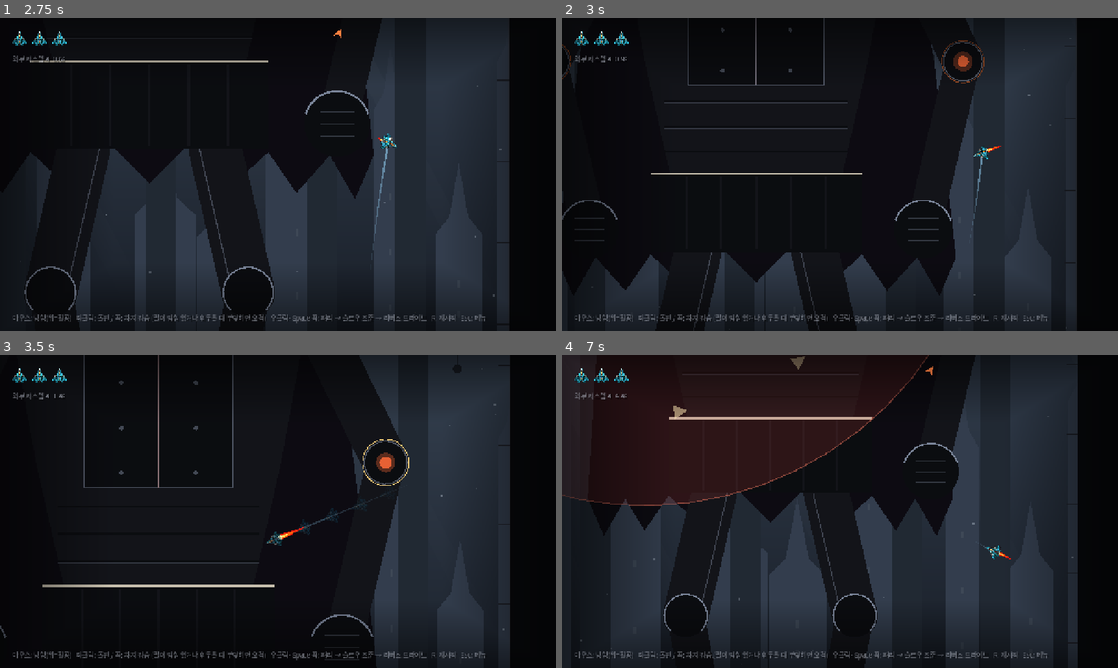
Above: before the commit, frames 1-4 (two rows, left to right).
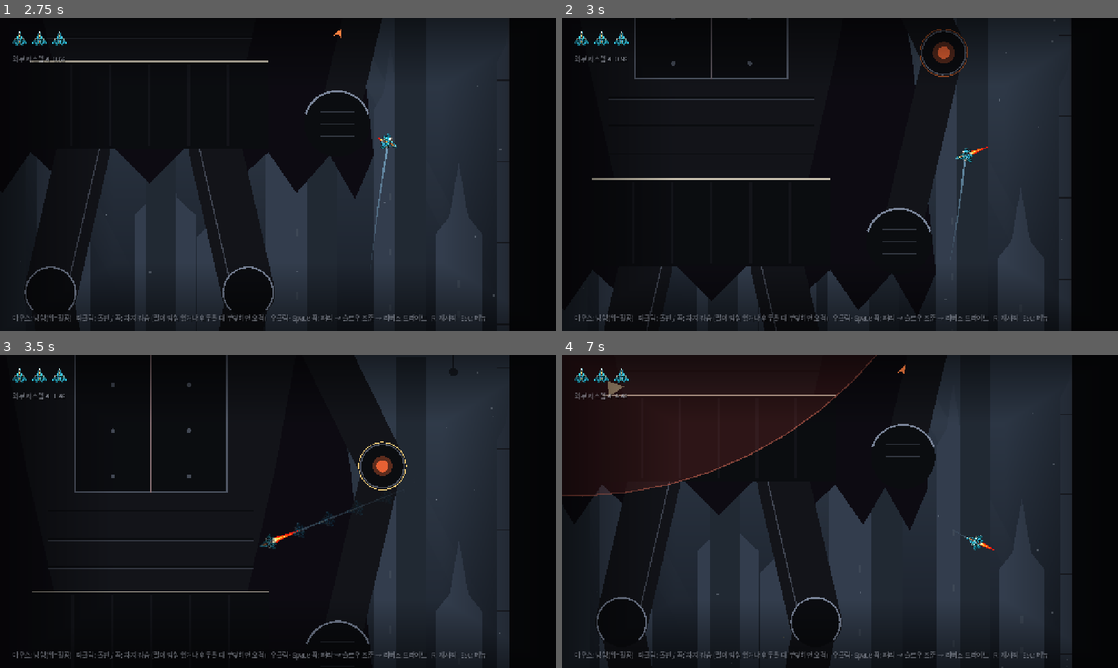
Above: after the commit, the same moments.

Repository: NeverB0re/parry-pierce
Game: Godot game, scene res://main.tscn
Same seed, same stepped clock (60 frames per second), same inputs: the game is played once before the commit and once after it.
Inputs (mouse positions are in pixels of both pictures, inside the frame that each line leads up to):
- Up to frame 1 (2.75 s): click "다음 (Enter)" at 0.5 s; click "계속하기 (Enter)" at 1.25 s; tap Enter at 2 s; move the mouse to (400, 158) at 2.02 s; tap R at 2.1 s; click (400, 158) at 2.17 s; tap Space at 2.27 s
- Up to frame 2 (3 s): drag from (728, 190) to (812, 237) at 2.77 s
- Up to frame 3 (3.5 s): no input
- Up to frame 4 (7 s): move the mouse to (895, 442) at 3.52 s; tap Keypad Enter at 3.6 s; click (895, 442) at 3.67 s; drag from (812, 574) to (673, 464) at 4.27 s; click "계속하기 (Enter)" at 5 s; move the mouse to (1006, 558) at 5.77 s; tap Enter at 5.85 s; click (1006, 558) at 5.92 s; tap Space at 6.02 s; drag from (673, 464) to (756, 433) at 6.52 s

Frame 1 is identical in both runs. In frame 2, 13% of the frame differs, in the area x 0-93%, y 0-100%; in frame 3, 3.9%; in frame 4, 30%.

Commit message:
Charge does not build during charge cooldown (no early hover); charge camera only after half charge (no zoom pumping on tap dashes)
Co-Authored-By: Claude Opus 5.5 <noreply@anthropic.com>

Diff:
--- a/scripts/main.gd
+++ b/scripts/main.gd
@@ -334,9 +334,13 @@
 	var v: Vector2 = player.vel
 	var target: Vector2 = player.position + Vector2(v.x * 0.05, -80.0 + clampf(v.y * 0.1, -100.0, 100.0))
 	var mode := 1.0
-	if player.aim_phase or player.charging:       # 줌아웃 + 조준 방향 보여주기는 이때만
+	if player.aim_phase:                          # 줌아웃 + 조준 방향 보여주기는 조준·차지 중에만
 		target += player.aim * 160.0
-		mode = AIM_ZOOM if player.aim_phase else CHARGE_ZOOM
+		mode = AIM_ZOOM
+	else:
+		var cv: float = player.charge_view()      # 차지는 절반 넘게 모였을 때부터 서서히 (짧게 누르는 돌진에선 카메라가 출렁이지 않게)
+		target += player.aim * 160.0 * cv
+		mode = lerpf(1.0, CHARGE_ZOOM, cv)
 	cam.position = cam.position.lerp(target, 1.0 - exp(-6.0 * delta))
 	cam.offset = Vector2(randf_range(-1, 1), randf_range(-1, 1)) * shake
 	shake = move_toward(shake, 0.0, 60.0 * delta)
--- a/scripts/player.gd
+++ b/scripts/player.gd
@@ -163,6 +163,14 @@
 	return dash_t > 0.0 and dash_kind != ""
 
 
+## 카메라용: 차지가 절반 넘게 모였을 때부터 0 → 1 (짧게 누르는 연속 돌진에는 카메라가 움직이지 않게)
+func charge_view() -> float:
+	if not charging:
+		return 0.0
+	var need := charge_need()
+	return clampf((charge_t - need * 0.5) / (need * 0.5), 0.0, 1.0)
+
+
 ## 차지 완료에 필요한 시간 (퍼펙트 회피 버프가 있으면 절반)
 func charge_need() -> float:
 	return stats.charge_time * (0.5 if buffed else 1.0)
@@ -399,8 +407,8 @@
 		_dash(pending_kind)
 	if charging:
 		charge_t += dt
-		if charge_cd > 0.0:                   # 차지 쿨다운 중: 쿨다운이 끝나는 순간 완료되도록만 모인다 (그 전에 떼면 일반 돌진)
-			charge_t = minf(charge_t, maxf(0.0, charge_need() - charge_cd))
+		if charge_cd > 0.0:                   # 차지 쿨다운 중: 모이지 않는다 (감속·떨림도 없음). 끝나면 0부터 모인다. 그 전에 떼면 일반 돌진
+			charge_t = 0.0
 		if charge_t >= charge_need() and not charged_notified:
 			charged_notified = true
 			main.on_charged(position)
--- a/scripts/player_stats.gd
+++ b/scripts/player_stats.gd
@@ -7,7 +7,7 @@
 @export var dash_cooldown := 0.7            ## 돌진 시작부터 다음 돌진까지 (차지 강습도 이 쿨다운을 쓴다)
 @export var dash_buffer := 0.2              ## 쿨다운이 이만큼 남았을 때 뗀 짧은 입력은 기억했다가 바로 돌진
 @export var charge_time := 0.6              ## 좌클릭을 이만큼 누르면 차지 완료 → 떼면 차지 강습 (덜 모으고 떼면 일반 돌진)
-@export var charge_cooldown := 1.5          ## 차지 강습을 쏜 뒤 다음 차지가 완료되기까지 최소 시간 (돌진 쿨다운과 별개). 그 전에 누르고 있으면 쿨다운이 끝나는 순간 완료되도록 모인다
+@export var charge_cooldown := 1.5          ## 차지 강습을 쏜 뒤 다음 차지가 완료되기까지 최소 시간 (돌진 쿨다운과 별개). 그동안은 차지가 모이지 않는다
 
 @export_group("피해")
 @export var charge_damage := 3
--- a/scripts/tutorial.gd
+++ b/scripts/tutorial.gd
@@ -60,7 +60,7 @@
 		"charge": {
 			"title": "차지 강습 — 강한 일격과 요격",
 			"lines": [
-				"%s 으로 0.6초 모으고 떼면 차지 강습: 피해 3으로 일반 돌진(1)보다 훨씬 강합니다. 모으는 동안 기체가 떨리고 완료되면 빛납니다. 한 번 쓰면 1.5초 뒤에 다시 완료됩니다(주황 링)." % hold,
+				"%s 으로 0.6초 모으고 떼면 차지 강습: 피해 3으로 일반 돌진(1)보다 훨씬 강합니다. 모으는 동안 기체가 떨리고 완료되면 빛납니다. 한 번 쓰면 1.5초 동안은 다시 모을 수 없습니다(주황 링)." % hold,
 				"적이 팔을 들어 위치를 잡고 붉게 점멸하며 멈춰 있을 때(또는 휘두르는 중) 차지 강습으로 부딪히면 요격! 공격을 끊고 구동부에 피해 8!",
 				"팔을 들어 올리는 중에는 요격할 수 없습니다. 일반 돌진은 팔을 통과합니다.",
 			],
--- a/tests/test_rules.gd
+++ b/tests/test_rules.gd
@@ -97,6 +97,19 @@
 	_step(8)
 	_check("buffered dash fires when ready", p.dash_kind == "dash" and p.dash_t > 0.0)
 	_check("unlimited: no gauge left in player", not ("gauge" in p))
+	# 짧게 누르는 연속 돌진: 카메라 줌이 거의 변하지 않는다
+	_air(Vector2(-900, -1500))
+	main.cam.zoom = Vector2(main.CAM_ZOOM, main.CAM_ZOOM)
+	var zmin := 9.0
+	var zmax := 0.0
+	for k in 6:
+		main._dash_input(true)
+		_step(6)
+		main._dash_input(false)
+		_step(40)
+		zmin = minf(zmin, main.cam.zoom.x)
+		zmax = maxf(zmax, main.cam.zoom.x)
+	_check("tap dashes don't pump the camera zoom (%.3f..%.3f)" % [zmin, zmax], zmax - zmin < 0.01)
 
 	# 위쪽 관성은 남기지 않는다
 	_air(Vector2(-900, -1500))
@@ -140,8 +153,11 @@
 	_dash_dir("charge", Vector2.RIGHT)
 	_step(int(0.75 / DT))
 	main._dash_input(true)
-	_step(int((p.charge_cd + 0.05) / DT))
-	_check("held charge completes right when charge cooldown ends", p.is_charged() and p.charge_cd <= 0.0)
+	_check("no charge hover while charge cooldown runs (t %.2f)" % p.charge_t, p.charge_t == 0.0 and not p.is_hovering_charge())
+	_step(int((p.charge_cd + 0.1) / DT))
+	_check("charge starts only after charge cooldown (t %.2f)" % p.charge_t, not p.is_charged() and p.charge_t > 0.0)
+	_step(int(p.charge_need() / DT))
+	_check("then completes after a full charge time", p.is_charged())
 	main._dash_input(false)
 	_check("then fires a charge assault", p.dash_kind == "charge")
 
Not shown, changed: tests/golden/trace.txt
Not shown, changed: README.md
